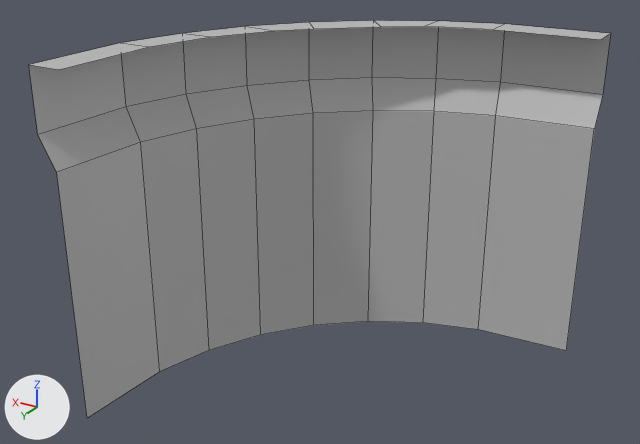
A saved change to the FBX model Assets/Models/BuildingModules/WallCurveInside_Large.fbx.
Both versions are drawn from a camera (50 mm lens) standing at (-52.33, -9.21, 5.97) and looking at (-47.6, -17.09, 2.03). The axes (+X, +Y, +Z) are drawn at lower left. The lights are the same throughout. Mesh edges are drawn as thin lines. Where no turn or scale is listed for an object, it has been applied to the vertices.

Before the edit, the objects in view are built like this:
```python
me_mesh = bpy.data.meshes.new('Mesh')
me_mesh.from_pydata(...)  # 45 vertices, 32 faces; spans x 0.0..4.4, y -4.4..0.0, z 0.0..4.0
me_mesh.materials.append(mat_lambert1)  # grey #bcbcbc
# before: 36 (1.2, -3.92, 4.0) at pixel (493, 29), 37 (0.0, -4.0, 4.0) at pixel (601, 39), 38 (1.95, -3.7, 4.0) at pixel (424, 26), 39 (4.0, 0.0, 4.0) at pixel (58, 69), 40 (3.94, -1.2, 4.0) at pixel (149, 46)
# before: 41 (3.7, -1.95, 4.0) at pixel (211, 36), 42 (3.29, -2.59, 4.0) at pixel (274, 30), 43 (2.97, -2.91, 4.0) at pixel (313, 28), 44 (2.37, -3.41, 4.0) at pixel (380, 26)
ob_polysurface83 = bpy.data.objects.new('polySurface83', me_mesh)
ob_polysurface83.location = (-50.0, -15.0, 0.0)
```
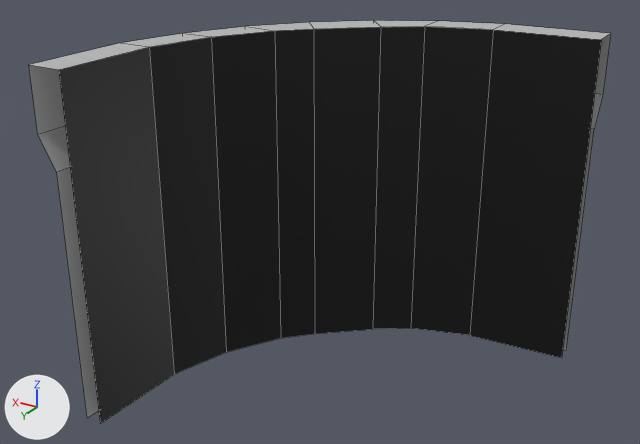
The newer file is also turned or shifted as a whole; pictures and numbers use the older file's frame.

The change in detail:
Material 'BlackWall' (mat_blackwall) is new.
Its base color is (0.0, 0.0, 0.0) (black #000000).
me_mesh has 45 vertices, 32 faces and spans x 0.0..4.4, y -4.4..0.0, z 0.0..4.0.
me_mesh is used by ob_polysurface83; location (-50.0, -15.0, 0.0).
Verts and faces of me_mesh; kept vertices keep their numbers, new ones are numbered from 45.
Part 1, on me_mesh:
New vertices 45 to 53 stand at vertices 36 to 44, in that order, plus (0.0, 0.0, -4.0).
New faces: (36, 45, 46, 37), (36, 38, 47, 45), (39, 48, 49, 40), (40, 49, 50, 41), (41, 50, 51, 42), (43, 52, 53, 44) (mat_blackwall (black #000000)).
New faces: (38, 44, 53, 47), (42, 51, 52, 43) (mat_blackwall (black #000000)).
me_mesh now uses material mat_blackwall (black #000000).

Where the change shows, as pixel boxes (x1, y1, x2, y2) in the pictures (640 x 444 px):
'polySurface83', reshaped: before (29, 20, 611, 418); after (29, 20, 611, 423)
part 1 of me_mesh, added (black): after (59, 27, 601, 423)
